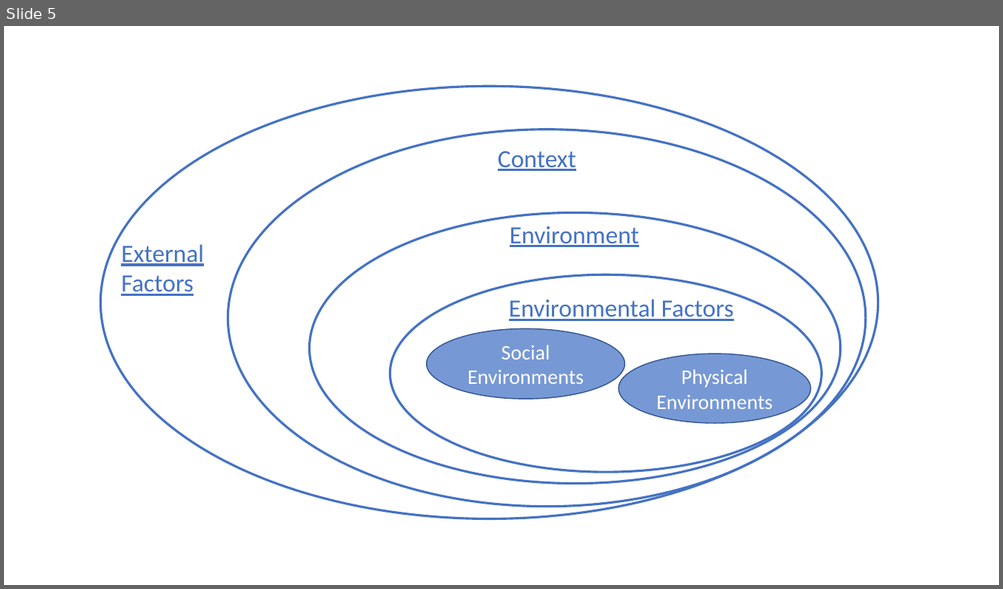
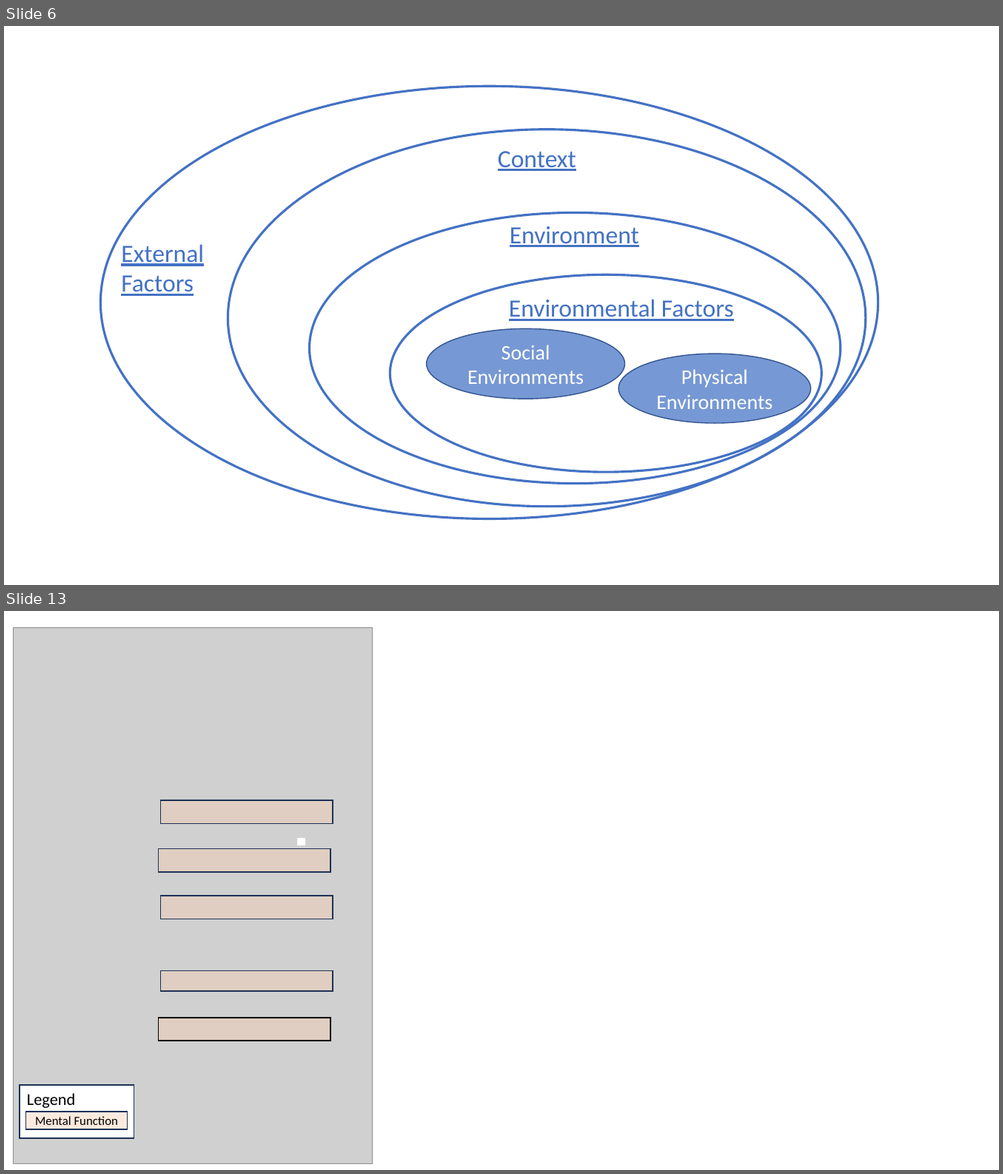
Before and after one commit to CC-RMD-EpiBio/EcologicalMentalFunctioningOntology, a slide deck: EMFO_Picture.pptx. Shown one above the other, each under a label of ours: slide 5 before the commit, slides 6 and 13 after it; the slides between them are not shown. The pictures are 1003x589 and 1003x1174 pixels, drawn with LibreOffice and Linux fonts; fonts in the diff are those of the drawing; grey boxes stand for pictures. Boxes give left, top, right and bottom in pixels: in the first picture for what was removed or moved away, otherwise in the second. Text is boxed around its words. In the diff, an @@ line names an element or a change of style, - is before the commit and + after.

Commit message:
updates based on work around function-ing

```diff
--- a/EMFO_Picture.pptx
+++ b/EMFO_Picture.pptx
@@ slide 13 added at (x1=4, y1=611, x2=999, y2=1170), background #FFFFFF @@
@@ picture added at (x1=13, y1=627, x2=372, y2=1165) @@
@@ group added at (x1=159, y1=800, x2=333, y2=1042): 6 rectangles @@
@@ rectangle added at (x1=20, y1=1085, x2=134, y2=1139), fill #FFFFFF, outline #1E3256 1 pt, 16 pt, text #000000 @@
+Legend
@@ rectangle added at (x1=25, y1=1113, x2=127, y2=1130), fill #F8CBAD at 40% opacity, outline #1E3256 1 pt, 12 pt, text #000000 @@
+Mental Function
@@ what was slide 5 is now slide 6 @@
```
Also in this commit, not shown: 5 slides changed, 7 other slides added, 1 slide removed, 7 other files.
